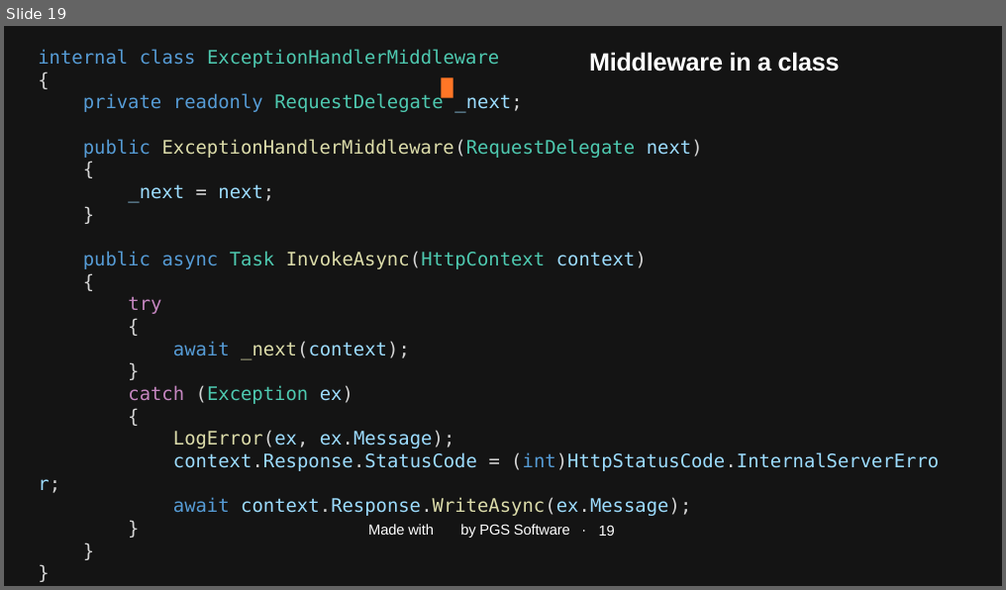
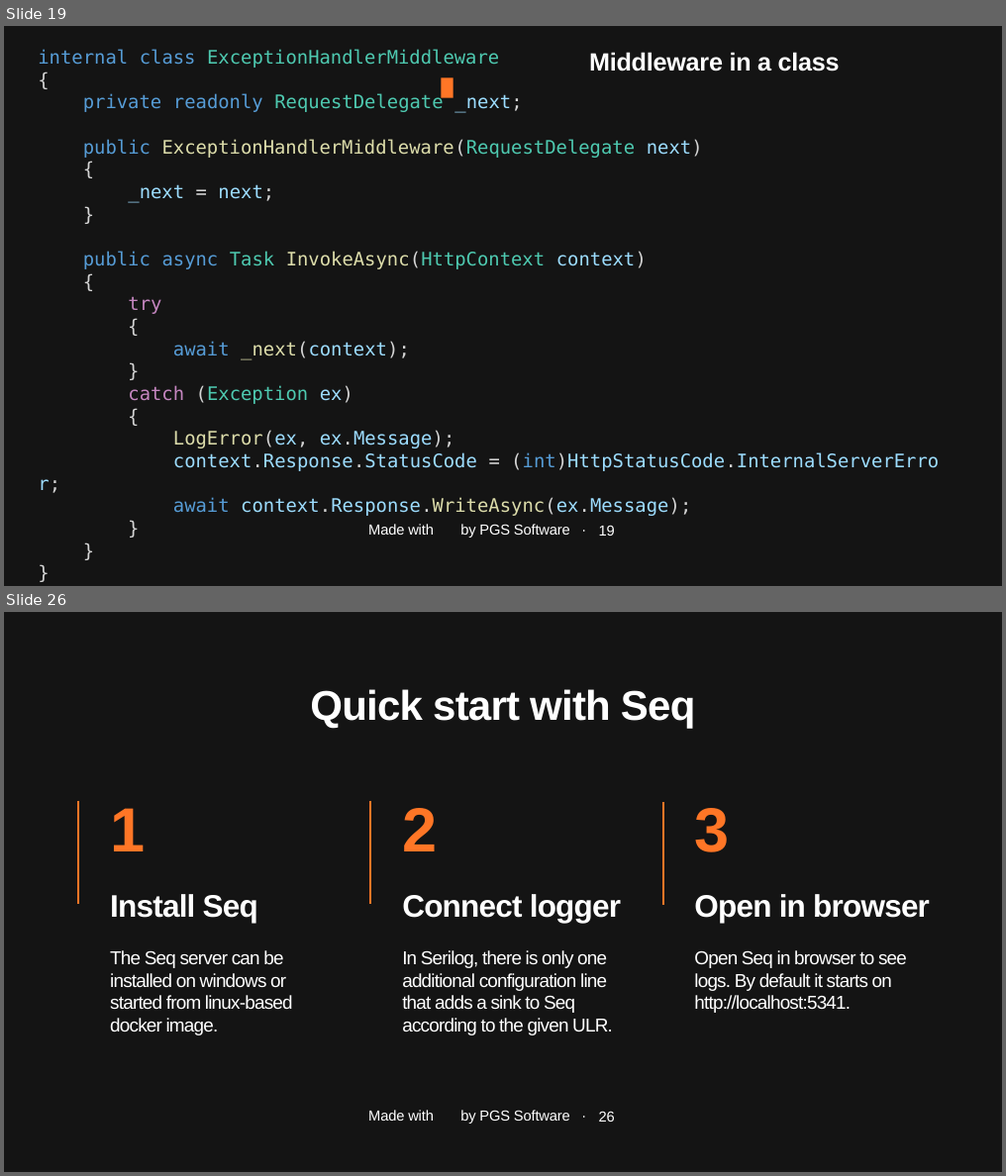
Before and after one commit to januszmarcinik/.NET-getting-started, a slide deck: PGS SharpDev.pptx. Shown one above the other, each under a label of ours: slide 19 before the commit, slides 19 and 26 after it; the slides between them are not shown. The pictures are 1006x590 and 1006x1176 pixels, drawn with LibreOffice and Linux fonts; fonts in the diff are those of the drawing; background and template pictures are left out. Boxes give left, top, right and bottom in pixels: in the first picture for what was removed or moved away, otherwise in the second. Text is boxed around its words. In the diff, an @@ line names an element or a change of style, - is before the commit and + after.

```diff
--- a/PGS SharpDev.pptx
+++ b/PGS SharpDev.pptx
@@ slide 26 added at (x1=4, y1=612, x2=1002, y2=1172), background #141414; not listed: 1 template element that a slide beside it also shows @@
@@ title added at (x1=310, y1=689, x2=695, y2=729), 80 pt, text #FFFFFF, bold @@
+Quick start with Seq
@@ line added from (78, 801) to (78, 904), #FF7626 4 pt @@
@@ text added at (x1=110, y1=808, x2=145, y2=852), 120 pt, text #FF7626, bold @@
+1
@@ line added from (371, 801) to (371, 904), #FF7626 4 pt @@
@@ text added at (x1=402, y1=808, x2=437, y2=852), 120 pt, text #FF7626, bold @@
+2
@@ line added from (663, 802) to (663, 905), #FF7626 4 pt @@
@@ text added at (x1=694, y1=808, x2=729, y2=853), 120 pt, text #FF7626, bold @@
+3
@@ text added at (x1=110, y1=894, x2=293, y2=1036), 36 pt, text #FFFFFF @@
+Install Seq
+The Seq server can be installed on windows or started from linux-based docker image.
@@ text added at (x1=402, y1=894, x2=621, y2=1036), 36 pt, text #FFFFFF @@
+Connect logger
+In Serilog, there is only one additional configuration line that adds a sink to Seq according to the given ULR.
@@ text added at (x1=694, y1=894, x2=930, y2=1013), 36 pt, text #FFFFFF @@
+Open in browser
+Open Seq in browser to see logs. By default it starts on http://localhost:5341.
@@ page number added at (x1=599, y1=1111, x2=615, y2=1122), 28 pt, text #FFFFFF @@
+26
```
Also in this commit, not shown: 3 slides changed, 6 other slides added, 106 slides removed, 4 other files.
